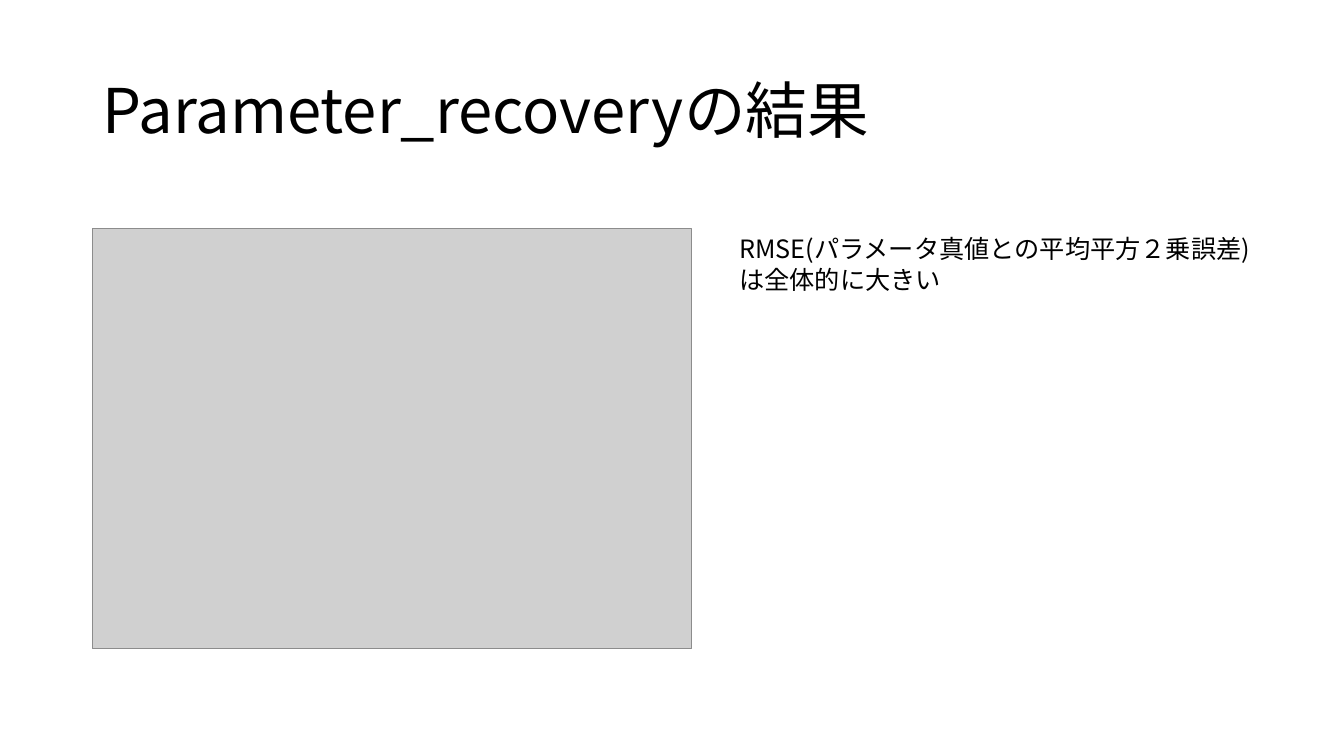
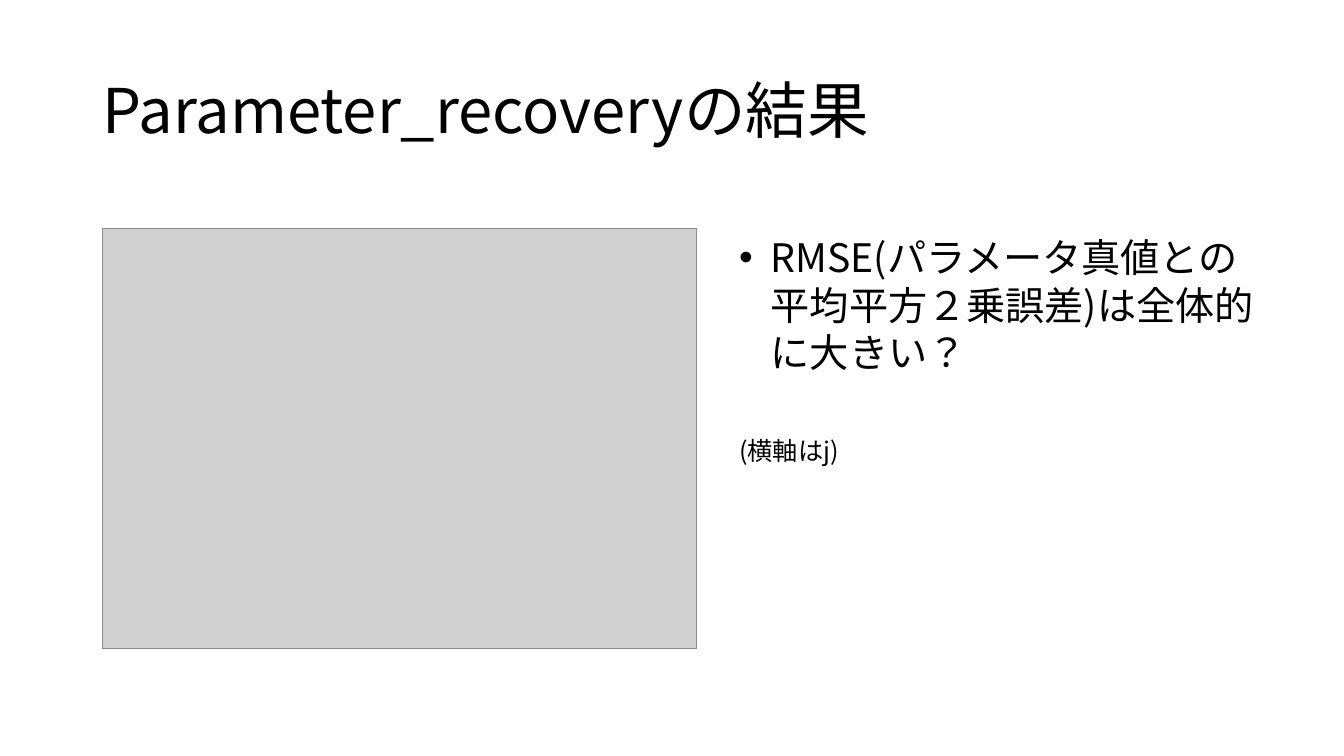
Before and after one commit to Mayu925/lab, a slide deck: slide 3 of ゼミ-727.pptx. Drawn at 1344x756 pixels with LibreOffice and Linux fonts; fonts in the diff are those of the drawing; grey boxes stand for pictures. Boxes give left, top, right and bottom in pixels: in the first picture for what was removed or moved away, otherwise in the second. Text is boxed around its words. In the diff, an @@ line names an element or a change of style, - is before the commit and + after.

```diff
--- a/ゼミ-727.pptx
+++ b/ゼミ-727.pptx
@@ picture: place and size @@
-picture at <box>93,229,692,649</box>
+picture at <box>103,229,697,649</box>
@@ text at <box>739,239,1254,466</box>: text changed; size 18 to 28 pt @@
-RMSE(パラメータ真値との平均平方２乗誤差)は全体的に大きい
+• RMSE(パラメータ真値との平均平方２乗誤差)は全体的に大きい？
+(横軸はj)
```
Also in this commit, not shown: 3 other slides changed, 9 other files.
